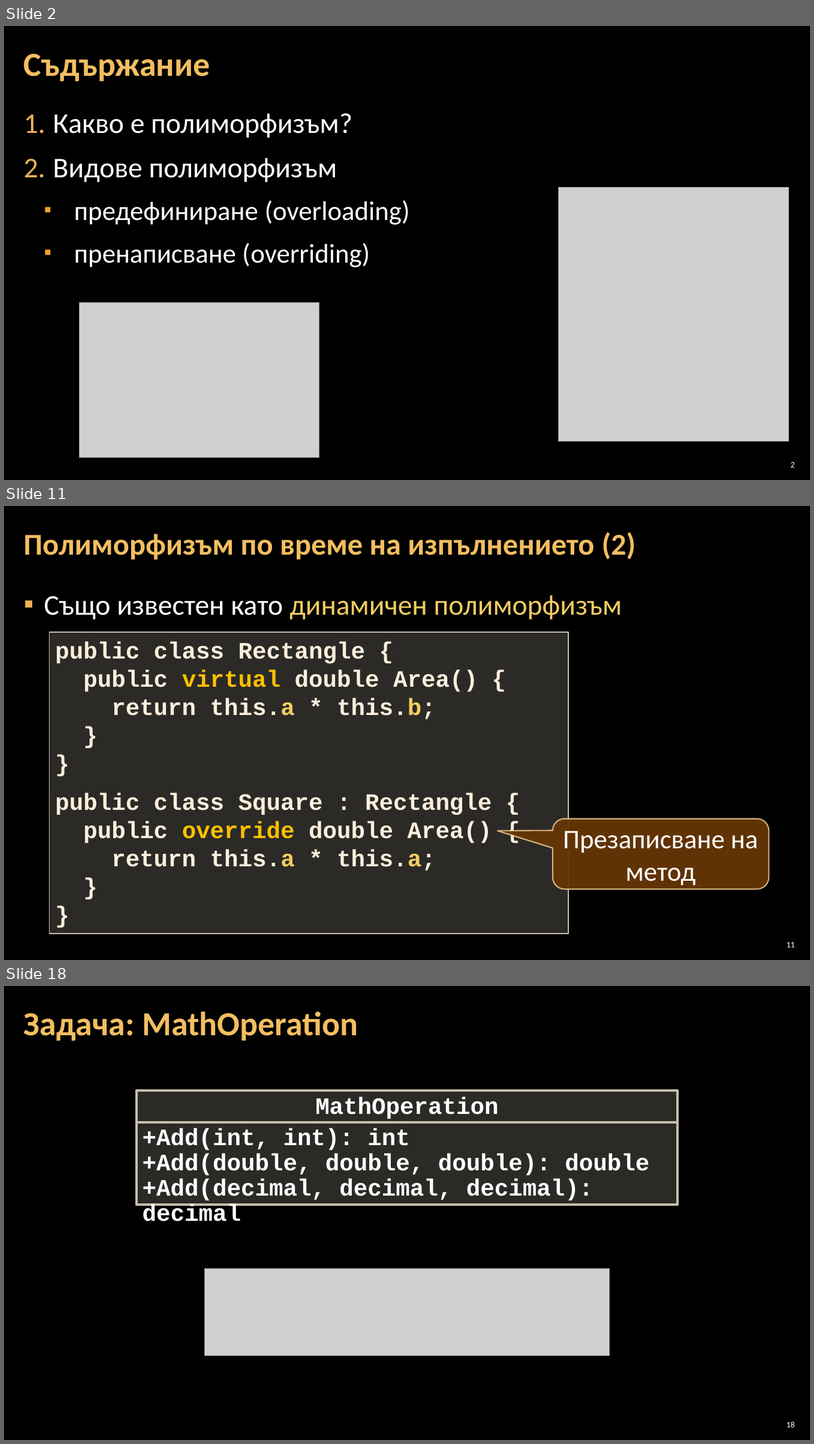
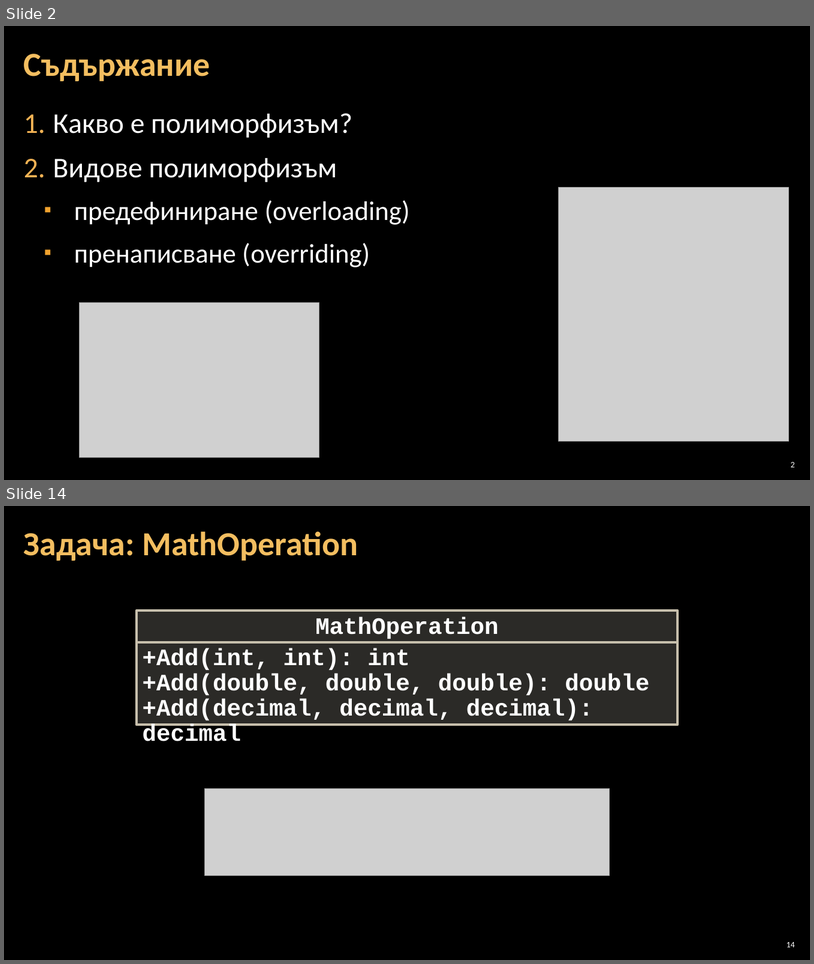
Before and after one commit to BG-IT-Edu/Free-Content, a slide deck: dmanolov/Информатика 11 клас, ПП (C#)/М1.Обектно-ориентирано проектиране и програмиране/06.Полиморфизъм/06.Полиморфизъм.pptx. Shown one above the other, each under a label of ours: slides 2, 11 and 18 before the commit, slides 2 and 14 after it; the slides between them are not shown. The pictures are 814x1444 and 814x964 pixels, drawn with LibreOffice and Linux fonts; fonts in the diff are those of the drawing; grey boxes stand for pictures; background and template pictures are left out. Boxes give left, top, right and bottom in pixels: in the first picture for what was removed or moved away, otherwise in the second. Text is boxed around its words. In the diff, an @@ line names an element or a change of style, - is before the commit and + after.

```diff
--- a/dmanolov/Информатика 11 клас, ПП (C#)/М1.Обектно-ориентирано проектиране и програмиране/06.Полиморфизъм/06.Полиморфизъм.pptx
+++ b/dmanolov/Информатика 11 клас, ПП (C#)/М1.Обектно-ориентирано проектиране и програмиране/06.Полиморфизъм/06.Полиморфизъм.pptx
@@ slide 11 removed at bbox=[4, 506, 810, 960], background picture (left out) @@
@@ title removed at bbox=[24, 532, 636, 559] @@
-Полиморфизъм по време на изпълнението (2)
@@ text removed at bbox=[44, 595, 623, 619] @@
-▪ Също известен като динамичен полиморфизъм
@@ rectangle removed at bbox=[50, 632, 569, 933] @@
-public class Rectangle {
-public virtual double Area() {
-return this.a * this.b;
-}
-}
-public class Square : Rectangle {
-public override double Area() {
-return this.a * this.a;
-}
-}
@@ rounded speech box removed at bbox=[552, 819, 768, 889] @@
-Презаписване на метод
@@ page number removed at bbox=[787, 942, 795, 947] @@
-11
@@ what was slide 18 is now slide 14 @@
@@ page number at bbox=[787, 942, 795, 947]: text changed @@
-18
+14
```
Also in this commit, not shown: 10 slides changed, 2 slides added, 5 other slides removed, 1 other file.
